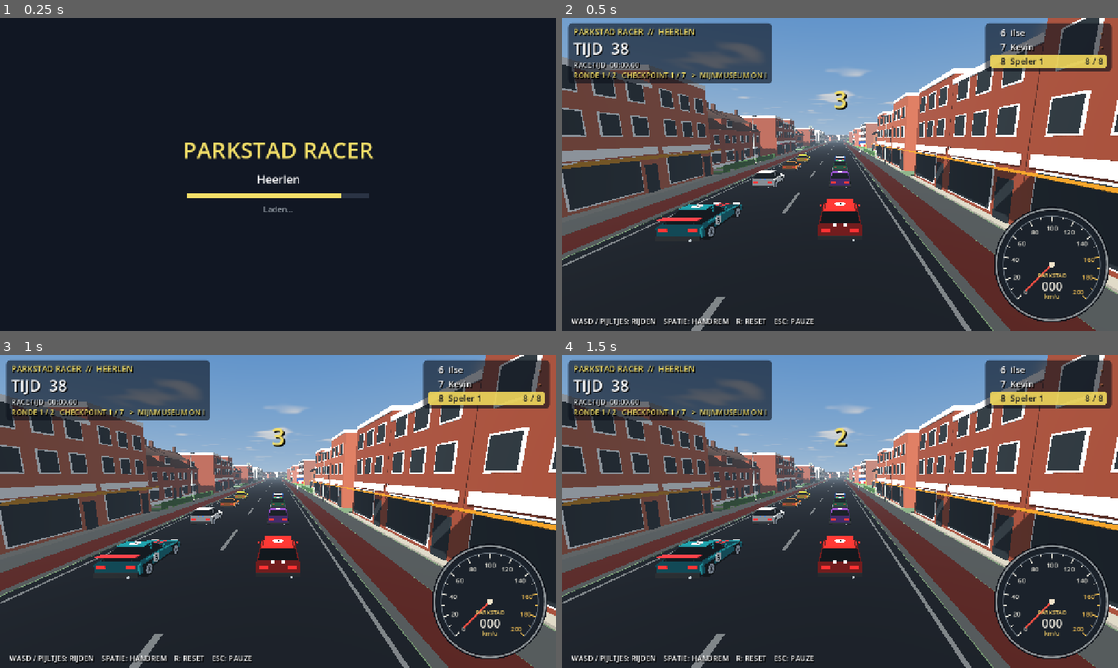
Above: before the commit, frames 1-4 (two rows, left to right).
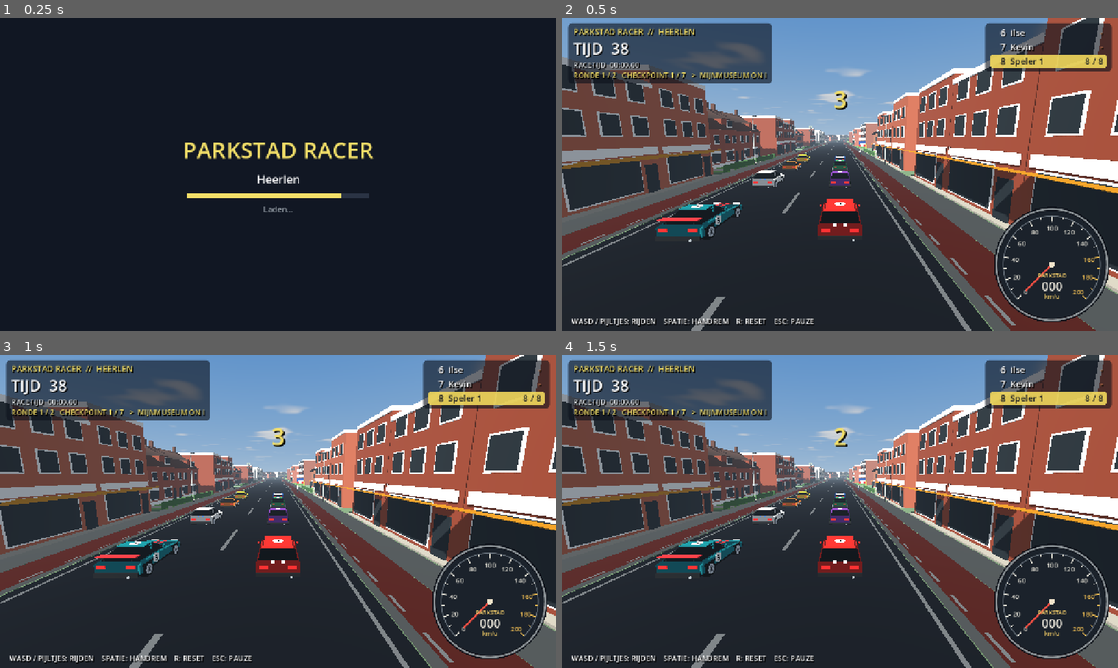
Above: after the commit, the same moments.

Repository: Clippie93/parkstad-racer
Game: Godot game, scene res://scenes/race.tscn
Same seed, same stepped clock (60 frames per second), same inputs: the game is played once before the commit and once after it. This scene is started directly instead of the project's main scene. Sound files missing from this copy of the repository are replaced by a short silence.
Inputs (mouse positions are in pixels of both pictures, inside the frame that each line leads up to):
- Up to frame 1 (0.25 s): no input
- Up to frame 2 (0.5 s): no input
- Up to frame 3 (1 s): tap Enter at 0.5 s; move the mouse to (400, 495) at 0.52 s; hold D (steer_right) from 0.53 s (still down); tap T at 0.6 s; click (400, 495) at 0.67 s
- Up to frame 4 (1.5 s): release D (steer_right) at 1.25 s; tap R (reset_car) at 1.25 s; drag from (728, 527) to (812, 574) at 1.27 s

Frame 1 is identical in both runs. In frame 2, 0.2% of the frame differs, in the area x 3-82%, y 40-99%; in frame 3, 0.2%; in frame 4, 0.2%.

Commit message:
Fietspaden met onderbroken witte streep en witte fietssymbolen (niet op kruisingen, zebrapaden, bushaltes en pleinen); bomen botsen: voortuinbomen van vrijstaande huizen en elke stam zonder eigen botsvorm
Co-Authored-By: Claude Opus 5.5 <noreply@anthropic.com>

Diff:
--- a/scripts/levels/dutch_streets.gd
+++ b/scripts/levels/dutch_streets.gd
@@ -1,7 +1,7 @@
 extends RefCounted
 # Nederlandse verkeerselementen langs de route van een level. Wordt na level.build()
 # aangeroepen door de race (build(level, race)), dus elk level krijgt ze vanzelf.
-# - fietsers op de rode fietspaden
+# - fietsers op de rode fietspaden, met een onderbroken witte streep en af en toe een fiets
 # - zebrapaden met blauwe borden en paaltjes (in de bebouwde kom)
 # - snelheidsborden (50 in de kom, 80 erbuiten, 100 op de Buitenring)
 # - voorrangswegborden (oranje ruit) en handwijzers vlak voor de kruisingen
@@ -17,6 +17,8 @@
 var rng := RandomNumberGenerator.new()
 var used: Array = []        # afstanden waar al iets staat (niet alles op één plek)
 var crossings: Array = []   # afstanden van de kruisingen met verkeerslichten
+var zebra_s: Array = []     # afstanden van de zebrapaden
+var bus_s: Array = []       # afstanden van de bushaltes
 
 func build(level, race) -> void:
     lv = level
@@ -41,6 +43,7 @@
     _bus_stops()
     _speed_cameras(race, 2)
     _planters_and_bins()
+    _bike_markings()
 
 # ---------------------------------------------------------------- hulpjes
 func _free(s: float, gap: float) -> bool:
@@ -145,6 +148,7 @@
         if lv.is_town(s) and _straight(s) and _free(s, 60.0) and _ok_place(s, 1.0, _walk_offset()) and _ok_place(s, -1.0, _walk_offset()):
             _zebra(s)
             used.append(s)
+            zebra_s.append(s)
             s += 380.0
         else:
             s += 20.0
@@ -392,6 +396,7 @@
         if lv.is_town(s) and _straight(s) and _free(s, 50.0) and _ok_place(s, side, off):
             _bus_stop(s, side)
             used.append(s)
+            bus_s.append(s)
             made += 1
             s += r.length * 0.35
         else:
@@ -580,3 +585,147 @@
             Kit.label(g, txt, Vector3(0, 1.1, 0.02), minf(0.004, 0.3 / (float(txt.length()) * 64.0 * 0.6)), Color.WHITE, 64)
             hm += 1
         s += 50.0
+
+# ---------------------------------------------------------------- fietspadmarkering
+# Zoals op de foto's (27-11): een onderbroken witte streep aan de wegkant van het rode
+# fietspad en af en toe een witte fiets, rechtop gezien vanuit de fietser (rechts met het
+# verkeer mee, links tegemoet). Alles in twee meshes (twee tekenopdrachten). Niet op
+# kruisingen, zebrapaden, bushaltes en pleinen van bezienswaardigheden: daar ligt iets
+# anders bovenop, en twee vlakken op bijna dezelfde hoogte gaan knipperen.
+const MARK_Y := 0.075          # fietspad ligt op 0,065: 1 cm erboven
+const BIKE_SYMBOL_EVERY := 70.0
+
+func _bike_markings() -> void:
+    var b0: float = lv.road_hw + lv.CURB_W
+    var flats := _flat_overlays()
+    # onderbroken streep: 1 m streep, 1 m open
+    var dashes: Array = []
+    var st0 := 2.0
+    while st0 < r.length - 3.0:
+        if _marking_ok(st0, 6.0, flats, b0):
+            dashes.append([st0, st0 + 1.0, b0 + 0.12, b0 + 0.24, MARK_Y, 1.0])
+            dashes.append([st0, st0 + 1.0, -b0 - 0.24, -b0 - 0.12, MARK_Y, 1.0])
+        st0 += 2.0
+    lv._ribbon("Bike path dashes", lv.LINE, dashes)
+    # fietssymbolen
+    var xf: Array[Transform3D] = []
+    var mid: float = b0 + lv.BIKE_W * 0.5 + 0.06
+    var sb := 40.0
+    var side := 1.0
+    while sb < r.length - 40.0:
+        if _marking_ok(sb, 12.0, flats, b0) and _free(sb, 10.0):
+            var a: Vector3 = r.pos_at(sb - 1.0)
+            var b: Vector3 = r.pos_at(sb + 1.0)
+            var fwd: Vector3 = (b - a).normalized()
+            var right: Vector3 = r.right_at(sb)
+            if side < 0.0:
+                fwd = -fwd
+                right = -right
+            var up: Vector3 = right.cross(fwd).normalized()
+            if up.y < 0.0:
+                up = -up
+            var at: Vector3 = r.pos_at(sb) + r.right_at(sb) * side * mid
+            at.y = r.pos_at(sb).y + MARK_Y + 0.001
+            xf.append(Transform3D(Basis(right, up, -fwd), at))
+        sb += BIKE_SYMBOL_EVERY * 0.5
+        side = -side
+    if xf.is_empty():
+        return
+    var mm := MultiMesh.new()
+    mm.transform_format = MultiMesh.TRANSFORM_3D
+    mm.mesh = _bike_symbol_mesh()
+    mm.instance_count = xf.size()
+    for i in xf.size():
+        mm.set_instance_transform(i, xf[i])
+    var mmi := MultiMeshInstance3D.new()
+    mmi.name = "Bike path symbols"
+    mmi.multimesh = mm
+    mmi.material_override = Kit.two_sided_mat(lv.LINE)
+    mmi.cast_shadow = GeometryInstance3D.SHADOW_CASTING_SETTING_OFF
+    lv.add_child(mmi)
+
+# Mag hier markering liggen? Niet bij kruisingen (zijweg ligt over het fietspad), zebrapaden,
+# bushaltes, in een bezienswaardigheid, of waar een plat vlak (plein, perron) over het
+# fietspad ligt.
+func _marking_ok(s: float, gap: float, flats: Dictionary, b0: float) -> bool:
+    for c in crossings:
+        if absf(float(c) - s) < Intersection.SIDE_HW + 6.0 + gap:
+            return false
+    for z in zebra_s + bus_s:
+        if absf(float(z) - s) < 8.0 + gap:
+            return false
+    for side in [-1.0, 1.0]:
+        var p: Vector3 = r.pos_at(s) + r.right_at(s) * side * (b0 + lv.BIKE_W * 0.5)
+        if lv.in_landmark(p):
+            return false
+        for box in flats.get(Vector2i(floori(p.x / FLAT_CELL), floori(p.z / FLAT_CELL)), []):
+            var bb: AABB = box
+            if p.x > bb.position.x - 0.5 and p.x < bb.end.x + 0.5 and p.z > bb.position.z - 0.5 and p.z < bb.end.z + 0.5 \
+                    and bb.end.y > p.y + 0.03 and bb.position.y < p.y + 0.4:
+                return false
+    return true
+
+# Platte dingen op straathoogte (pleinen, perrons, opritten) als wereld-AABB's, per vak van
+# FLAT_CELL meter (snel opzoeken). De weg zelf (de lange linten) telt niet mee.
+const FLAT_CELL := 20.0
+func _flat_overlays() -> Dictionary:
+    var out := {}
+    for n in lv.find_children("*", "MeshInstance3D", true, false):
+        var mi := n as MeshInstance3D
+        if mi.mesh == null:
+            continue
+        var bb: AABB = mi.global_transform * mi.mesh.get_aabb()
+        if bb.size.y > 0.5 or bb.size.x > 400.0 or bb.size.z > 400.0:
+            continue
+        for cx in range(floori(bb.position.x / FLAT_CELL), floori(bb.end.x / FLAT_CELL) + 1):
+            for cz in range(floori(bb.position.z / FLAT_CELL), floori(bb.end.z / FLAT_CELL) + 1):
+                var key := Vector2i(cx, cz)
+                if not out.has(key):
+                    out[key] = []
+                out[key].append(bb)
+    return out
+
+# Witte fiets van opzij, plat op de grond: lengte dwars over het pad (x), "boven" van de fiets
+# in rijrichting (-z). Ongeveer 1,3 m breed.
+func _bike_symbol_mesh() -> ArrayMesh:
+    var st := SurfaceTool.new()
+    st.begin(Mesh.PRIMITIVE_TRIANGLES)
+    var k := 0.85
+    var w := 0.1
+    var to3 := func(v: Vector2) -> Vector3: return Vector3(v.x * k, 0.0, -v.y * k)
+    var quad := func(a: Vector2, b: Vector2, c: Vector2, d: Vector2) -> void:
+        for v in [a, b, c, a, c, d]:
+            st.set_normal(Vector3.UP)
+            st.add_vertex(to3.call(v))
+    var stick := func(a: Vector2, b: Vector2) -> void:
+        var n: Vector2 = (b - a).normalized().orthogonal() * w * 0.5
+        var e: Vector2 = (b - a).normalized() * w * 0.3
+        quad.call(a - e + n, b + e + n, b + e - n, a - e - n)
+    # wielen: ringen
+    for cx in [-0.52, 0.52]:
+        var c := Vector2(cx, 0.0)
+        var ro := 0.3
+        var ri := ro - w
+        var segs := 22
+        for i in segs:
+            var t0: float = TAU * i / segs
+            var t1: float = TAU * (i + 1) / segs
+            quad.call(c + Vector2(cos(t0), sin(t0)) * ri, c + Vector2(cos(t0), sin(t0)) * ro,
+                c + Vector2(cos(t1), sin(t1)) * ro, c + Vector2(cos(t1), sin(t1)) * ri)
+    # frame: trapas, zadelpen, stuurbuis, achtervork en voorvork
+    var bb := Vector2(-0.02, 0.02)
+    var seat := Vector2(-0.18, 0.46)
+    var head := Vector2(0.36, 0.44)
+    var rear := Vector2(-0.52, 0.0)
+    var front := Vector2(0.52, 0.0)
+    stick.call(bb, seat)
+    stick.call(seat, head)
+    stick.call(bb, head)
+    stick.call(bb, rear)
+    stick.call(seat, rear)
+    stick.call(head, front)
+    # zadel en stuur
+    stick.call(Vector2(-0.3, 0.52), Vector2(-0.08, 0.52))
+    stick.call(head, Vector2(0.3, 0.6))
+    stick.call(Vector2(0.3, 0.6), Vector2(0.42, 0.62))
+    return st.commit()
--- a/scripts/levels/houses.gd
+++ b/scripts/levels/houses.gd
@@ -40,7 +40,8 @@
 		"semi":
 			return {"w": 14.6, "d": 9.5, "front": 3.4, "h": 9.6, "walls": MIXED, "roofs": ROOFS}
 		"detached":
-			return {"w": 13.0, "d": 10.0, "front": 3.6, "h": 10.0, "walls": MIXED, "roofs": ROOFS}
+			# boom in de voortuin (zie _detached): stam op x = -4,4, z = 1,6; botst (27-11)
+			return {"w": 13.0, "d": 10.0, "front": 3.6, "h": 10.0, "walls": MIXED, "roofs": ROOFS, "trees": [Vector2(-4.4, 1.6)]}
 		"mine":
 			return {"w": 20.0, "d": 8.0, "front": 3.4, "h": 8.6, "walls": BRICK, "roofs": ROOFS}
 		"farm":
--- a/scripts/levels/level_base.gd
+++ b/scripts/levels/level_base.gd
@@ -309,6 +309,15 @@
     cs.shape = shape
     cs.position = Vector3(0, h * 0.5, -d * 0.5)
     body.add_child(cs)
+    # bomen in de voortuin botsen ook (het huisblok houdt op bij de gevel)
+    for t in inf.get("trees", []):
+        var tcs := CollisionShape3D.new()
+        var tshape := CylinderShape3D.new()
+        tshape.radius = 0.3
+        tshape.height = 3.0
+        tcs.shape = tshape
+        tcs.position = Vector3(t.x, 1.5, t.y)
+        body.add_child(tcs)
     var foot := MeshInstance3D.new()
     var fm := BoxMesh.new()
     var fd: float = d + float(inf["front"])
@@ -1068,3 +1077,77 @@
         if r.get_area() < 60000.0 and r.has_point(Vector2(p.x, p.z)):
             return true
     return false
+
+# Bomen botsen (27-11): elke boomstam zonder eigen botsvorm krijgt een onzichtbare cilinder.
+# Losse stammen (MeshInstance met "trunk" in de naam) altijd; stammen in een MultiMesh (bos,
+# landschap) tot TREE_SOLID_DIST van de route, voor zover daar nog geen botsvorm staat.
+# Struiken en kruinen blijven doorrijdbaar. Wordt aangeroepen voordat StaticMerge de losse
+# onderdelen samenvoegt (dan zijn de namen weg). Geeft het aantal nieuwe botsvormen terug.
+const TREE_SOLID_DIST := 45.0
+func solid_trees() -> int:
+    var have := {}        # vakjes van 2 m met al een ronde botsvorm (bomen uit forest() e.d.)
+    for body in find_children("*", "StaticBody3D", true, false):
+        for cs in body.get_children():
+            if cs is CollisionShape3D and cs.shape is CylinderShape3D:
+                var q: Vector3 = (cs as Node3D).global_position
+                have[Vector2i(floori(q.x / 2.0), floori(q.z / 2.0))] = true
+    var added := 0
+    for n in find_children("*", "MeshInstance3D", true, false):
+        var mi := n as MeshInstance3D
+        if not String(mi.name).to_lower().contains("trunk") or mi.mesh == null:
+            continue
+        var solid := false
+        var up: Node = mi.get_parent()
+        while up != null and up != self:
+            if up is CollisionObject3D:
+                solid = true
+                break
+            up = up.get_parent()
+        if solid:
+            continue
+        var r: float = 0.3
+        var h: float = 4.0
+        if mi.mesh is CylinderMesh:
+            var cm := mi.mesh as CylinderMesh
+            r = maxf(cm.top_radius, cm.bottom_radius)
+            h = cm.height
+        else:
+            var bb: AABB = mi.mesh.get_aabb()
+            r = maxf(bb.size.x, bb.size.z) * 0.5
+            h = bb.size.y
+        var sc: Vector3 = mi.global_transform.basis.get_scale()
+        _tree_body(mi.global_position, r * maxf(sc.x, sc.z), h * sc.y)
+        added += 1
+    for n in find_children("*", "MultiMeshInstance3D", true, false):
+        var mmi := n as MultiMeshInstance3D
+        if not String(mmi.name).to_lower().contains("trunk") or mmi.multimesh == null:
+            continue
+        var mm := mmi.multimesh
+        var r0: float = 0.3
+        if mm.mesh is CylinderMesh:
+            r0 = maxf((mm.mesh as CylinderMesh).top_radius, (mm.mesh as CylinderMesh).bottom_radius)
+        for i in mm.instance_count:
+            var t: Transform3D = mmi.global_transform * mm.get_instance_transform(i)
+            var p: Vector3 = t.origin
+            if have.has(Vector2i(floori(p.x / 2.0), floori(p.z / 2.0))):
+                continue
+            if route.distance_to(p) > TREE_SOLID_DIST:
+                continue
+            var sc: Vector3 = t.basis.get_scale()
+            _tree_body(p, r0 * maxf(sc.x, sc.z), sc.y)
+            added += 1
+    return added
+
+func _tree_body(center: Vector3, r: float, h: float) -> void:
+    var body := StaticBody3D.new()
+    body.name = "Tree body"
+    body.add_to_group("tree_body")
+    var cs := CollisionShape3D.new()
+    var shape := CylinderShape3D.new()
+    shape.radius = clampf(r, 0.12, 0.7)
+    shape.height = clampf(h, 1.5, 8.0)
+    cs.shape = shape
+    body.add_child(cs)
+    add_child(body)
+    # onderkant van de cilinder op de voet van de stam
+    body.global_position = center - Vector3(0, h * 0.5, 0) + Vector3(0, shape.height * 0.5, 0)
--- a/scripts/race.gd
+++ b/scripts/race.gd
@@ -190,6 +190,8 @@
 	_ev_mark("wacht2")
 	_car()
 	_checkpoints()
+	if level.has_method("solid_trees"):
+		level.solid_trees()
 	StaticMerge.merge(level)
 	_cull_details(level)
 	_ev_mark("auto")
